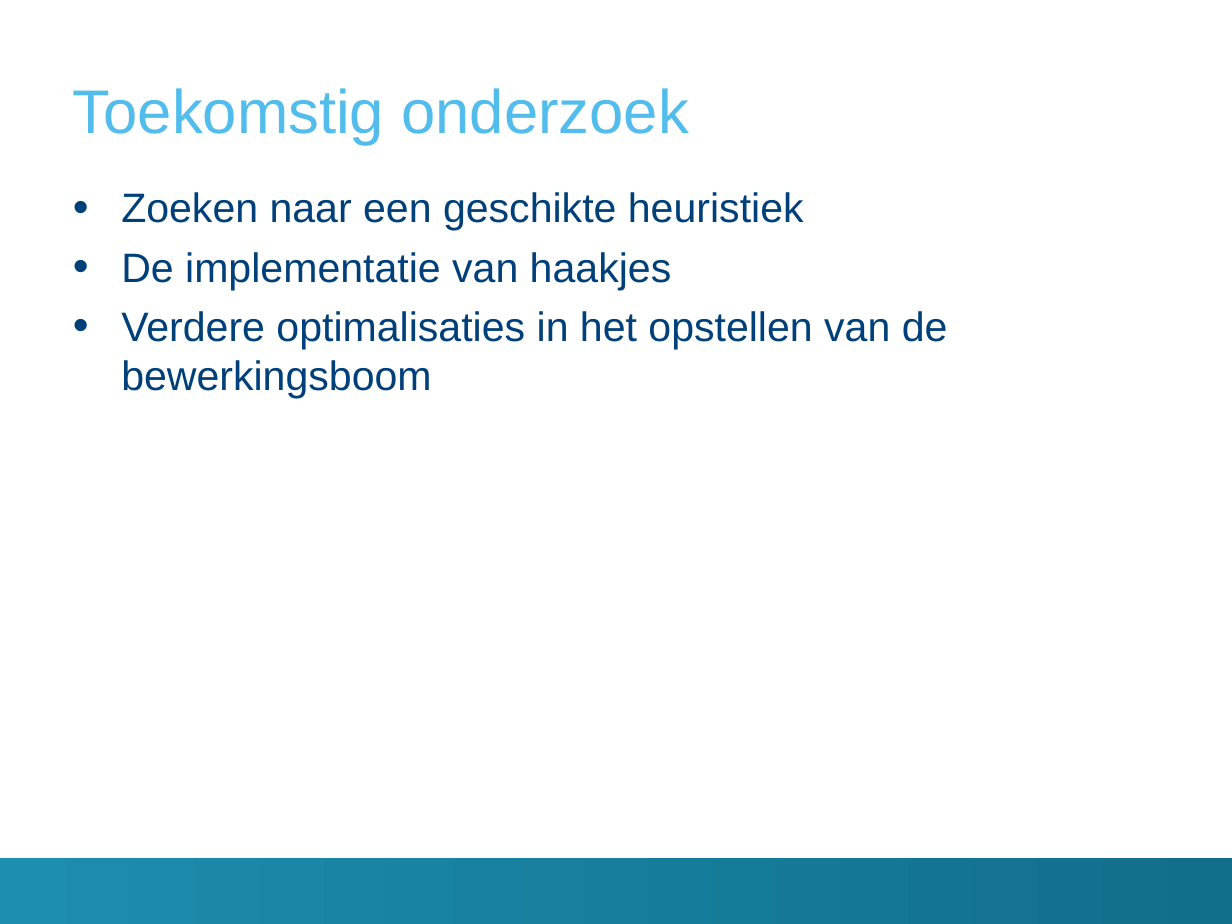
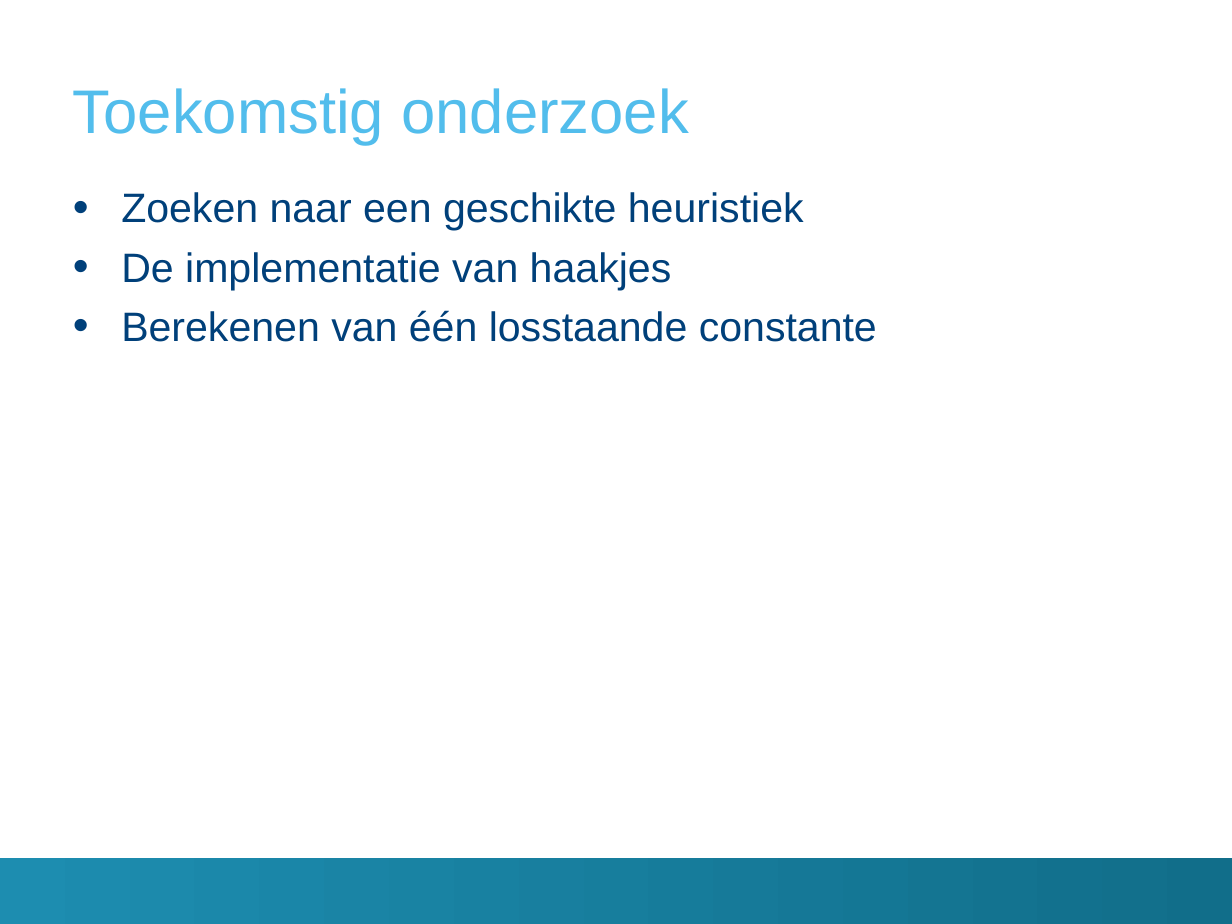
Before and after one commit to TomDeGroote/Bachelorproef, a slide deck: slide 24 of Paper/Finale Presentatie/presentatie.pptx (slide 27 before the commit). Drawn at 1232x924 pixels with LibreOffice and Linux fonts; fonts in the diff are those of the drawing; background and template pictures are left out. Boxes give left, top, right and bottom in pixels: in the first picture for what was removed or moved away, otherwise in the second. Text is boxed around its words. In the diff, an @@ line names an element or a change of style, - is before the commit and + after.

```diff
--- a/Paper/Finale Presentatie/presentatie.pptx
+++ b/Paper/Finale Presentatie/presentatie.pptx
@@ text at [121,310,877,342]: text changed @@
-• Verdere optimalisaties in het opstellen van de bewerkingsboom
+• Berekenen van één losstaande constante
```
Also in this commit, not shown: 13 other slides changed, 3 slides added, 3 slides removed, 8 other files.
